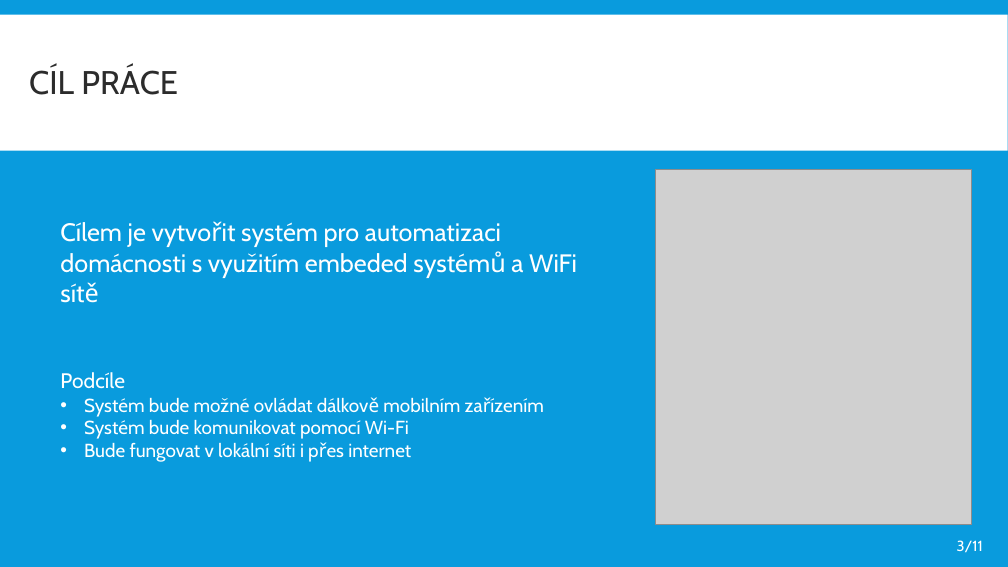
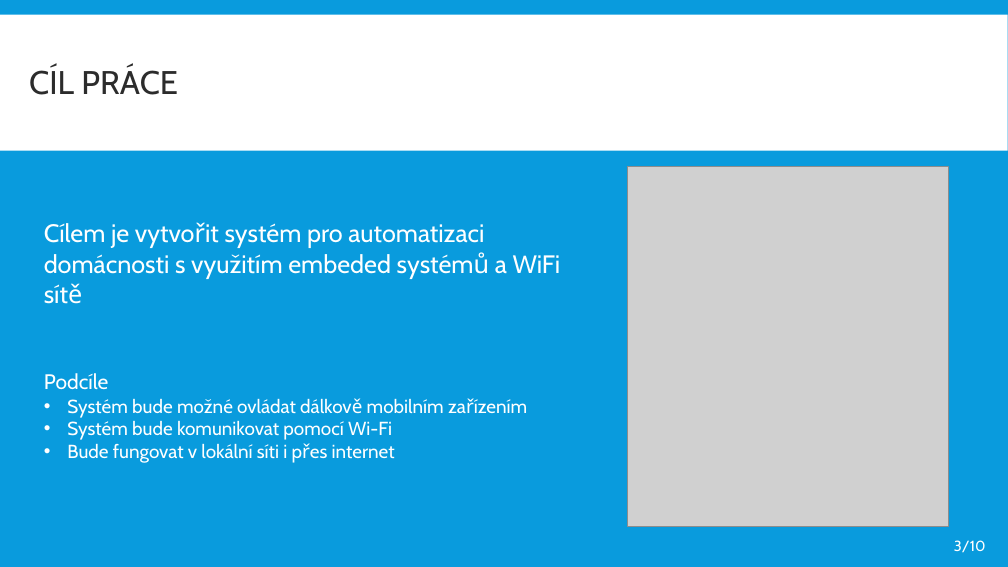
Before and after one commit to dinoq/RPi-Smart-Home, a slide deck: slide 3 of BP/Obhajoba BP/2021/ITT prezentace.pptx. Drawn at 1008x567 pixels with LibreOffice and Linux fonts; fonts in the diff are those of the drawing; grey boxes stand for pictures. Boxes give left, top, right and bottom in pixels: in the first picture for what was removed or moved away, otherwise in the second. Text is boxed around its words. In the diff, an @@ line names an element or a change of style, - is before the commit and + after.

```diff
--- a/BP/Obhajoba BP/2021/ITT prezentace.pptx
+++ b/BP/Obhajoba BP/2021/ITT prezentace.pptx
@@ picture: place and size @@
-picture at [656,169,972,524]
+picture at [628,166,948,527]
@@ text "Cílem je vytvořit systém pro ...": place and size @@
-text "Cílem je vytvořit systém pro ..." at [60,222,577,462]
+text "Cílem je vytvořit systém pro ..." at [44,223,561,463]
@@ text at [954,540,986,553]: text changed @@
-3/11
+3/10
```
Also in this commit, not shown: 9 other slides changed, 2 other files.
